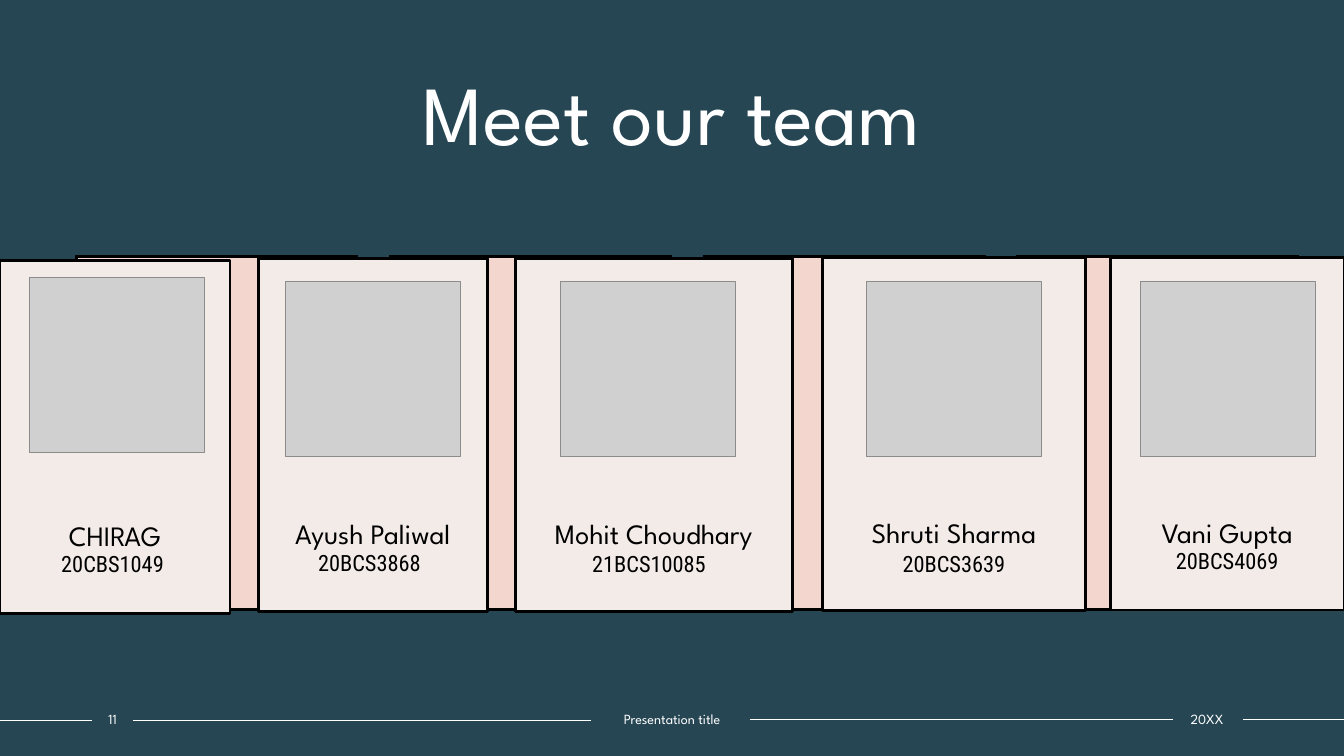
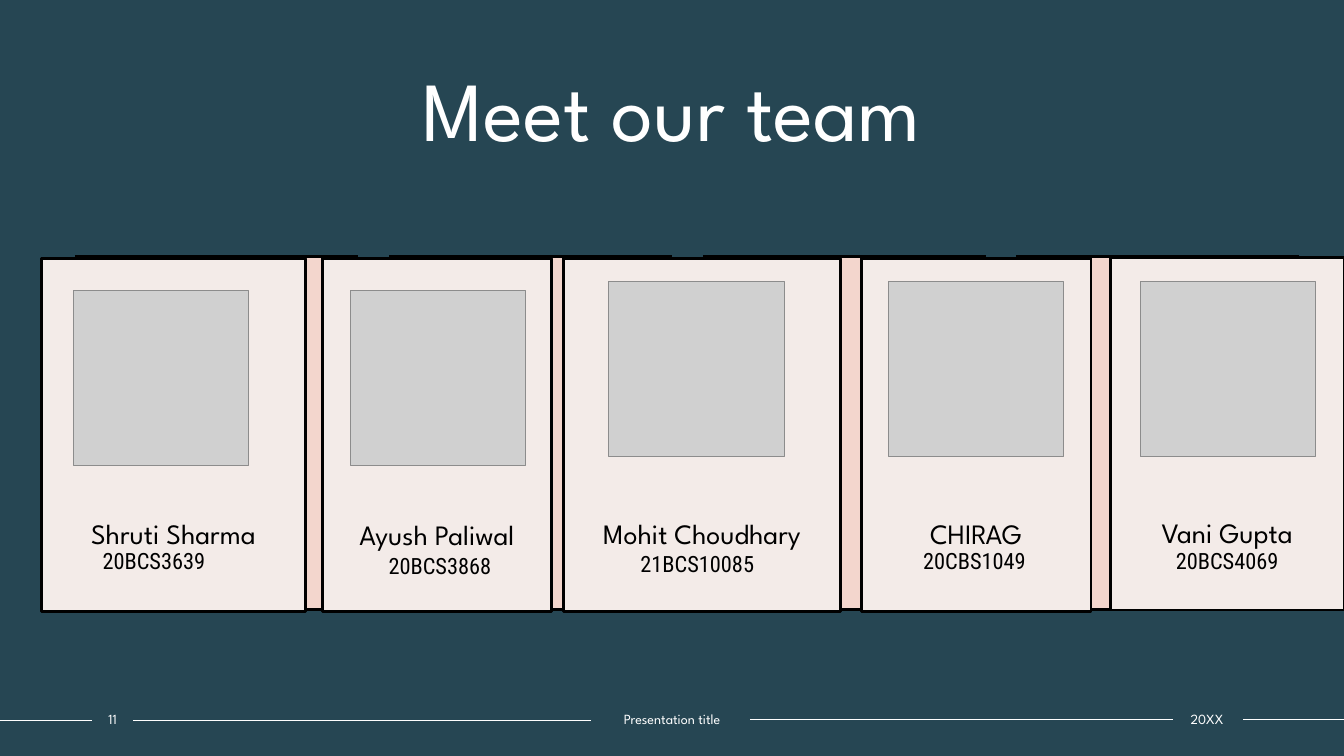
Before and after one commit to Chirag15A/Miniproject, a slide deck: slide 11 of doc/checkers_game.pptx. Drawn at 1344x756 pixels with LibreOffice and Linux fonts; fonts in the diff are those of the drawing; grey boxes stand for pictures. Boxes give left, top, right and bottom in pixels: in the first picture for what was removed or moved away, otherwise in the second. Text is boxed around its words. In the diff, an @@ line names an element or a change of style, - is before the commit and + after.

Commit message:
pptx

```diff
--- a/doc/checkers_game.pptx
+++ b/doc/checkers_game.pptx
@@ title "Meet our team": place and size @@
-title "Meet our team" at bbox=[423, 89, 921, 146]
+title "Meet our team" at bbox=[423, 85, 921, 142]
@@ text "Shruti Sharma": place and size @@
-text "Shruti Sharma" at bbox=[823, 257, 1086, 610]
+text "Shruti Sharma" at bbox=[41, 259, 304, 612]
@@ text "Ayush Paliwal": place and size @@
-text "Ayush Paliwal" at bbox=[258, 259, 487, 612]
+text "Ayush Paliwal" at bbox=[323, 259, 552, 612]
@@ text "CHIRAG": place and size @@
-text "CHIRAG" at bbox=[0, 261, 230, 614]
+text "CHIRAG" at bbox=[861, 259, 1091, 612]
@@ picture: place and size @@
-picture at bbox=[29, 277, 205, 453]
+picture at bbox=[74, 290, 249, 466]
@@ picture: place and size @@
-picture at bbox=[285, 281, 461, 457]
+picture at bbox=[351, 290, 526, 466]
@@ picture: place and size @@
-picture at bbox=[866, 281, 1042, 457]
+picture at bbox=[888, 281, 1064, 457]
@@ text "20BCS3639": place and size @@
-text "20BCS3639" at bbox=[903, 556, 1006, 573]
+text "20BCS3639" at bbox=[103, 553, 206, 570]
@@ text "20BCS3868": place and size @@
-text "20BCS3868" at bbox=[318, 555, 421, 572]
+text "20BCS3868" at bbox=[389, 558, 492, 575]
@@ 2 texts, 1 picture: place and size @@
-2 texts, 1 picture at bbox=[515, 259, 792, 612]
+2 texts, 1 picture at bbox=[564, 259, 841, 612]
@@ text "20CBS1049": place and size @@
-text "20CBS1049" at bbox=[61, 556, 164, 573]
+text "20CBS1049" at bbox=[923, 553, 1026, 570]
```
Also in this commit, not shown: 1 other slide changed.
